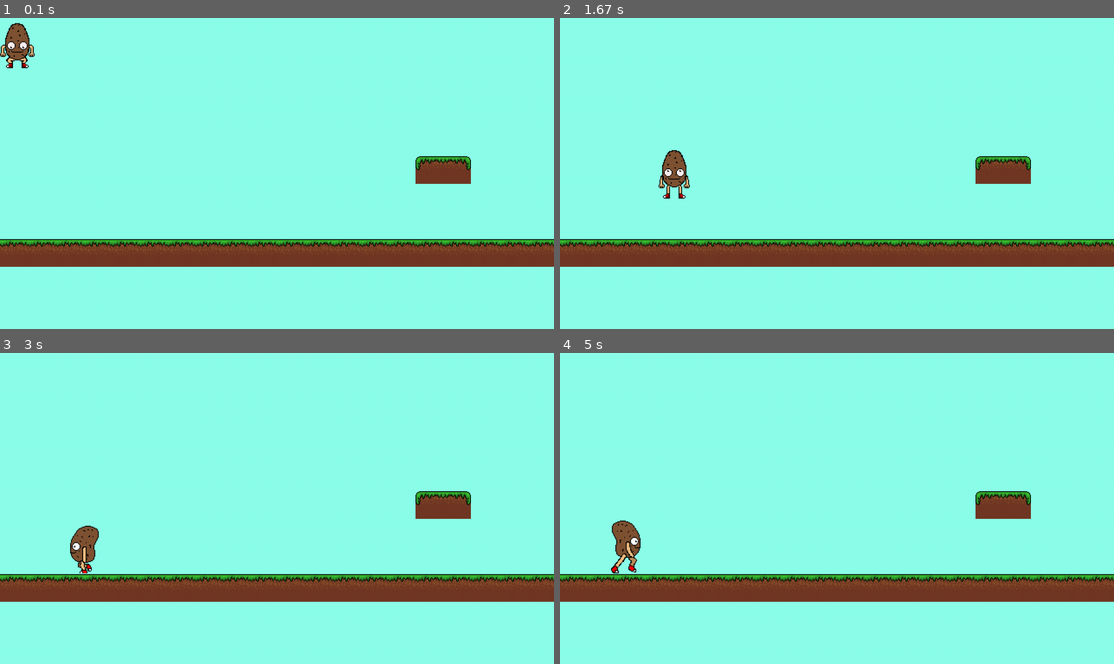
Above: before the commit, frames 1-4 (two rows, left to right).
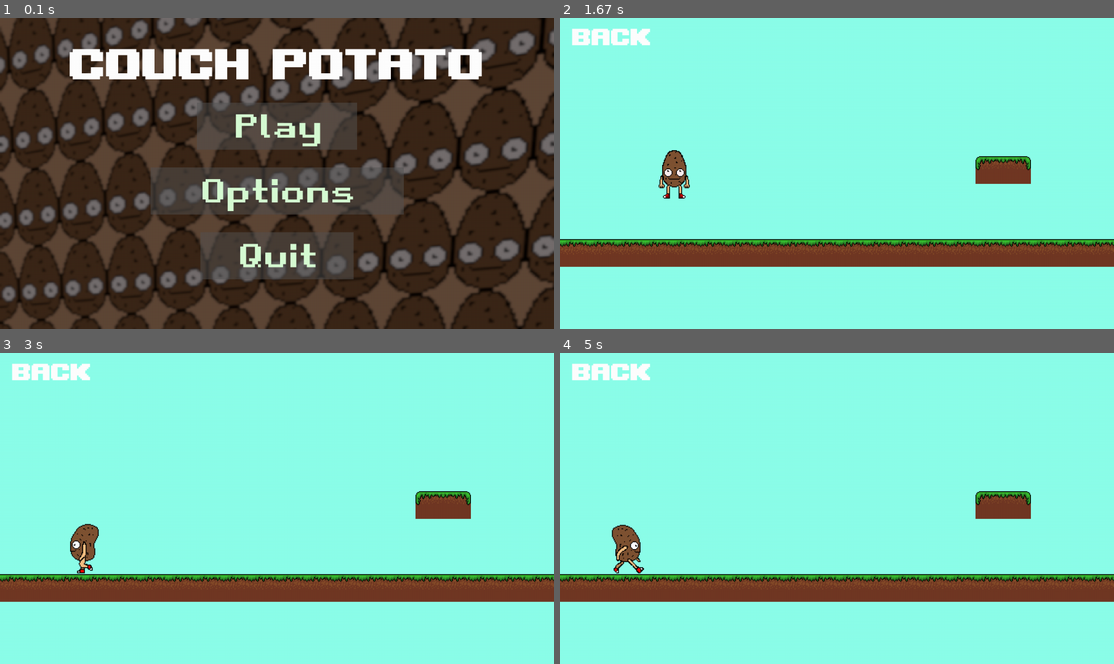
Above: after the commit, the same moments.

Repository: 6Danio6/gra-pygame
Game: pygame game, started from main.py
Two runs of this game, one before a commit and one after it. Both use one fixed random seed, a clock stepped at 60 frames per second and the inputs below.
Inputs (mouse positions are in pixels of both pictures, inside the frame that each line leads up to):
- Up to frame 1 (0.1 s): no input
- Up to frame 2 (1.67 s): click (837, 126) at 0.38 s, where only the run after the commit has a clickable "Play"; click (814, 185) at 0.72 s; hold D 1-1.47 s; hold W from 1.5 s (still down)
- Up to frame 3 (3 s): release W at 1.8 s; hold D 1.83-2.3 s; hold A 2.33-2.87 s; hold A from 2.9 s (still down)
- Up to frame 4 (5 s): release A at 3.3 s; hold W 3.33-3.7 s; hold D 3.73-4.37 s; hold A 4.4-4.87 s; hold D from 4.9 s (still down)

The runs differ from the first frame. In frame 1, 100% of the frame differs, in the area x 0-100%, y 0-100%; in frame 2, 0.6%; in frame 3, 0.9%; in frame 4, 1.1%.

Commit message:
duze zmiany w plikach, dodane menu, gra dziala na funkcjach (main jest prawie pusty)

Diff:
--- /dev/null
+++ b/button.py
@@ -0,0 +1,29 @@
+class Button():
+	def __init__(self, image, pos, text_input, font, base_color, hovering_color):
+		self.image = image
+		self.x_pos = pos[0]
+		self.y_pos = pos[1]
+		self.font = font
+		self.base_color, self.hovering_color = base_color, hovering_color
+		self.text_input = text_input
+		self.text = self.font.render(self.text_input, True, self.base_color)
+		if self.image is None:
+			self.image = self.text
+		self.rect = self.image.get_rect(center=(self.x_pos, self.y_pos))
+		self.text_rect = self.text.get_rect(center=(self.x_pos, self.y_pos))
+
+	def update(self, screen):
+		if self.image is not None:
+			screen.blit(self.image, self.rect)
+		screen.blit(self.text, self.text_rect)
+
+	def checkForInput(self, position):
+		if position[0] in range(self.rect.left, self.rect.right) and position[1] in range(self.rect.top, self.rect.bottom):
+			return True
+		return False
+
+	def changeColor(self, position):
+		if position[0] in range(self.rect.left, self.rect.right) and position[1] in range(self.rect.top, self.rect.bottom):
+			self.text = self.font.render(self.text_input, True, self.hovering_color)
+		else:
+			self.text = self.font.render(self.text_input, True, self.base_color)
--- /dev/null
+++ b/gra.py
@@ -0,0 +1,36 @@
+import pygame, settings, sys, menu
+from button import Button
+from kartofel import Player
+
+def Gra():
+    tile_pics = settings.load_tiles()
+    game_map = settings.load_map("map")
+    player = Player()
+    tiles = []
+    while True:
+        PLAY_MOUSE_POS = pygame.mouse.get_pos()
+
+        settings.Display.fill((140, 255, 234))
+
+        keys = pygame.key.get_pressed()
+        tiles = settings.display_map(game_map, tile_pics)
+
+        player.tick(keys, tiles)
+        player.draw()
+
+        PLAY_BACK = Button(image=None, pos=(120, 40), text_input="BACK", font=settings.get_font(1,75), base_color="White", hovering_color="Green")
+        PLAY_BACK.changeColor(PLAY_MOUSE_POS)
+
+        settings.screen.blit(pygame.transform.scale(settings.Display,(settings.window_size)),(0,0))
+
+        PLAY_BACK.update(settings.screen)
+        pygame.display.update()
+        settings.Clock.tick(60)
+        #print(settings.Clock.get_fps())
+        for event in pygame.event.get():
+            if event.type == pygame.QUIT:
+                pygame.quit()
+                sys.exit()
+            if event.type == pygame.MOUSEBUTTONDOWN:
+                if PLAY_BACK.checkForInput(PLAY_MOUSE_POS):
+                    menu.Menu()
--- a/kartofel.py
+++ b/kartofel.py
@@ -1,6 +1,4 @@
-import pygame
-
-import settings
+import pygame, settings
 
 class Player:
     def __init__(self):
@@ -61,5 +59,4 @@
 
     def draw(self):
         self.image = pygame.transform.flip(self.image,self.flip,False)
-        self.image.set_colorkey((34, 177, 76))
         settings.Display.blit(self.image,(self.picture_cords[0] ,self.picture_cords[1]))
--- a/main.py
+++ b/main.py
@@ -1,34 +1,9 @@
 import pygame
-from kartofel import Player
+from menu import Menu
 
-from pygame.locals import *
 pygame.init()
 
-import settings
-
 def main():
-    tile_pics = settings.load_tiles()
-    game_map = settings.load_map("map")
-    run = True
-    player = Player()
-    tiles = []
-    while run:
-        settings.Display.fill((140, 255, 234))
-
-        keys = pygame.key.get_pressed()
-
-        tiles = settings.display_map(game_map, tile_pics)
-
-        player.tick(keys, tiles)
-        player.draw()
-
-        settings.screen.blit(pygame.transform.scale(settings.Display,(settings.window_size)),(0,0))
-        pygame.display.update()
-        settings.Clock.tick(60)
-        #print(settings.Clock.get_fps())
-        for event in pygame.event.get():
-            if event.type == QUIT:
-                run = False
-                pygame.quit()
+    Menu()
 if __name__ == "__main__":
     main()
--- /dev/null
+++ b/menu.py
@@ -0,0 +1,42 @@
+from button import Button
+import pygame, settings, sys, gra
+
+def Menu():
+    while True:
+        bg = pygame.image.load("backgrounds/bg4.png")
+        bg = pygame.transform.scale(bg, (settings.window_size[0],settings.window_size[1]))
+        settings.screen.blit(bg, (0, 0))
+
+        MENU_MOUSE_POS = pygame.mouse.get_pos()
+
+        MENU_TEXT = settings.get_font(1,140).render("COUCH POTATO", False, "#ffffff")
+        MENU_RECT = MENU_TEXT.get_rect(center=(640, 100))
+
+        PLAY_BUTTON = Button(image=pygame.image.load("buttons/Play.png"), pos=(640, 250),
+                            text_input="Play", font=settings.get_font(2,75), base_color="#d7fcd4", hovering_color="White")
+        OPTIONS_BUTTON = Button(image=pygame.image.load("buttons/Options.png"), pos=(640, 400),
+                            text_input="Options", font=settings.get_font(2,75), base_color="#d7fcd4", hovering_color="White")
+        QUIT_BUTTON = Button(image=pygame.image.load("buttons/Quit.png"), pos=(640, 550),
+                            text_input="Quit", font=settings.get_font(2,75), base_color="#d7fcd4", hovering_color="White")
+
+        settings.screen.blit(MENU_TEXT, MENU_RECT)
+
+
+        for button in [PLAY_BUTTON, OPTIONS_BUTTON, QUIT_BUTTON]:
+            button.changeColor(MENU_MOUSE_POS)
+            button.update(settings.screen)
+
+        for event in pygame.event.get():
+            if event.type == pygame.QUIT:
+                pygame.quit()
+                sys.exit()
+            if event.type == pygame.MOUSEBUTTONDOWN:
+                if PLAY_BUTTON.checkForInput(MENU_MOUSE_POS):
+                    gra.Gra()
+                if OPTIONS_BUTTON.checkForInput(MENU_MOUSE_POS):
+                    gra.Gra()
+                if QUIT_BUTTON.checkForInput(MENU_MOUSE_POS):
+                    pygame.quit()
+                    sys.exit()
+
+        pygame.display.update()
--- a/settings.py
+++ b/settings.py
@@ -3,7 +3,7 @@
 clock = pygame.time.Clock()
 Clock = pygame.time.Clock()
 
-#display stuff
+# display stuff
 
 window_size = [1280,720]
 
@@ -11,11 +11,13 @@
 
 screen = pygame.display.set_mode(window_size)
 
-#some_variables
+# extra
 
+icon = pygame.image.load("player_animations\idle\idle_0.png")
+pygame.display.set_icon(icon)
+pygame.display.set_caption("Couch Potato")
 
-
-#functions
+# functions
 
 def collision_test(rect, tiles):
     collisions = []
@@ -91,3 +93,6 @@
             animation_frames.append(frame_image)
         n += 1
     return animation_frames
+
+def get_font(number, size):
+    return pygame.font.Font(f"fonts/font{number}.ttf", size)
Binary file added: backgrounds/bg1.png
Binary file added: backgrounds/bg2.png
Binary file added: backgrounds/bg3.png
Binary file added: backgrounds/bg4.png
Binary file added: buttons/Options.png
Binary file added: buttons/Play.png
Binary file added: buttons/Quit.png
Binary file added: fonts/font1.ttf
Binary file added: fonts/font2.ttf
Binary file added: fonts/font3.ttf
Binary file changed: player_animations/run/run_3.png
